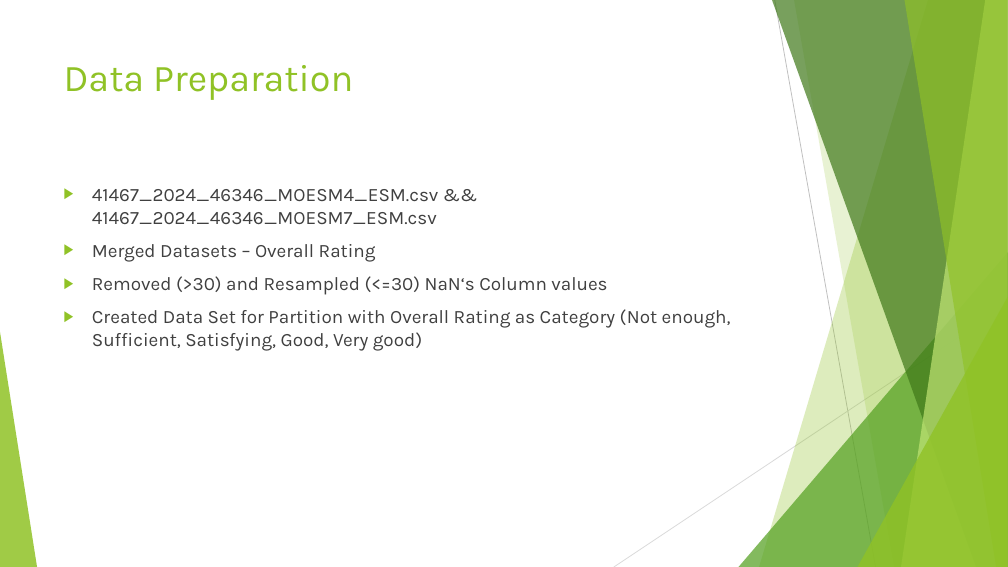
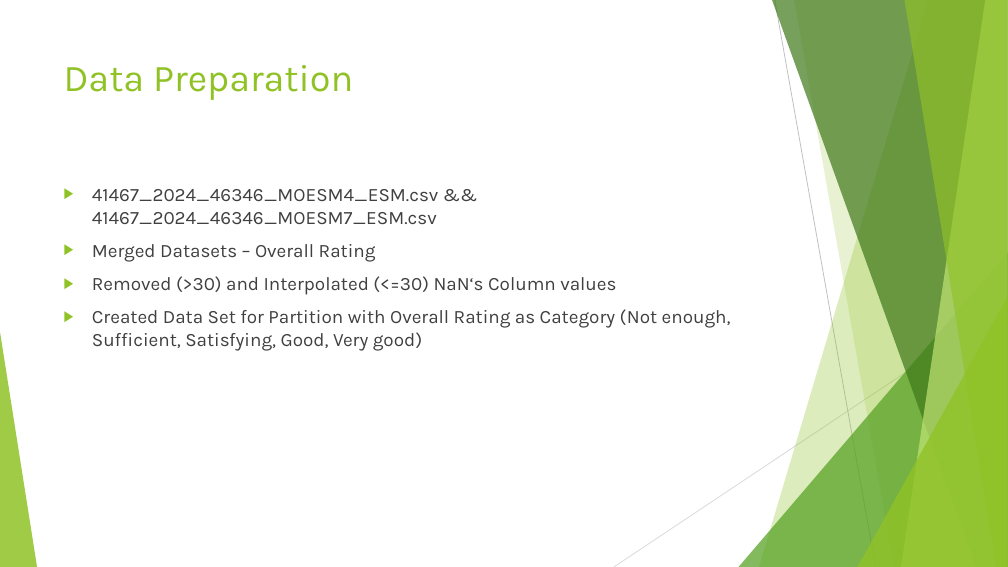
Before and after one commit to MaDe2101/DMLBeerProject, a slide deck: slide 3 of Documentation/Beer Data Presentation - Resampling Task.pptx. Drawn at 1008x567 pixels with LibreOffice and Linux fonts; fonts in the diff are those of the drawing. Boxes give left, top, right and bottom in pixels: in the first picture for what was removed or moved away, otherwise in the second. Text is boxed around its words. In the diff, an @@ line names an element or a change of style, - is before the commit and + after.

```diff
--- a/Documentation/Beer Data Presentation - Resampling Task.pptx
+++ b/Documentation/Beer Data Presentation - Resampling Task.pptx
@@ text at <box>92,276,616,295</box>: text changed @@
-▶ Removed (>30) and Resampled (<=30) NaN‘s Column values
+▶ Removed (>30) and Interpolated (<=30) NaN‘s Column values
```
Also in this commit, not shown: 6 other slides changed, 1 slide added.
